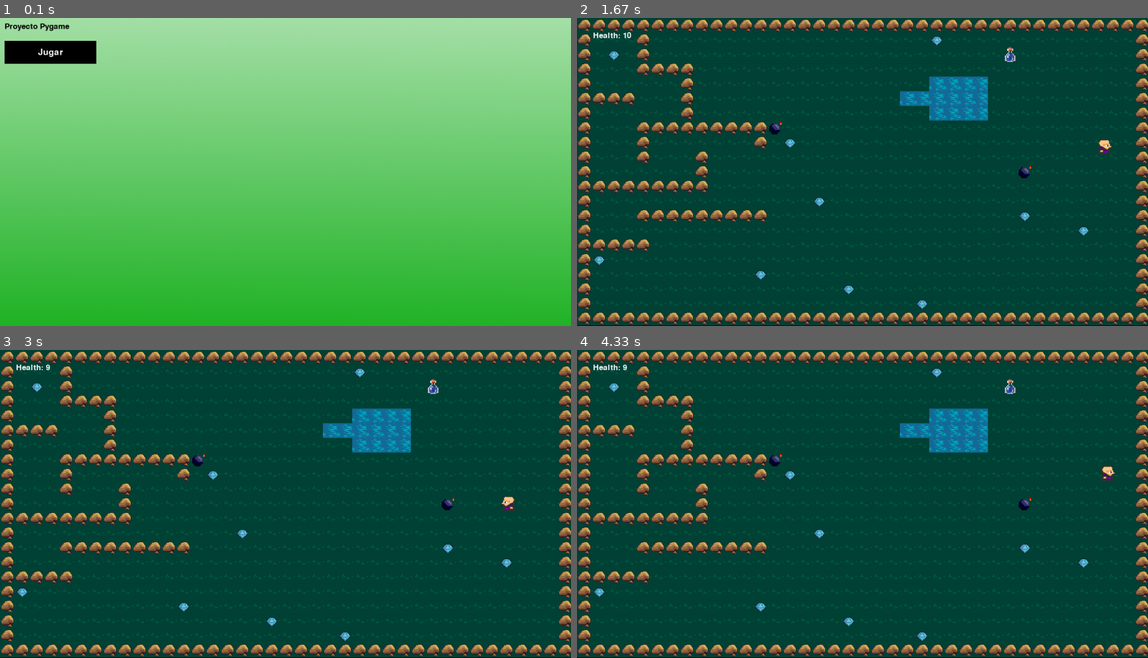
Above: before the commit, frames 1-4 (two rows, left to right).
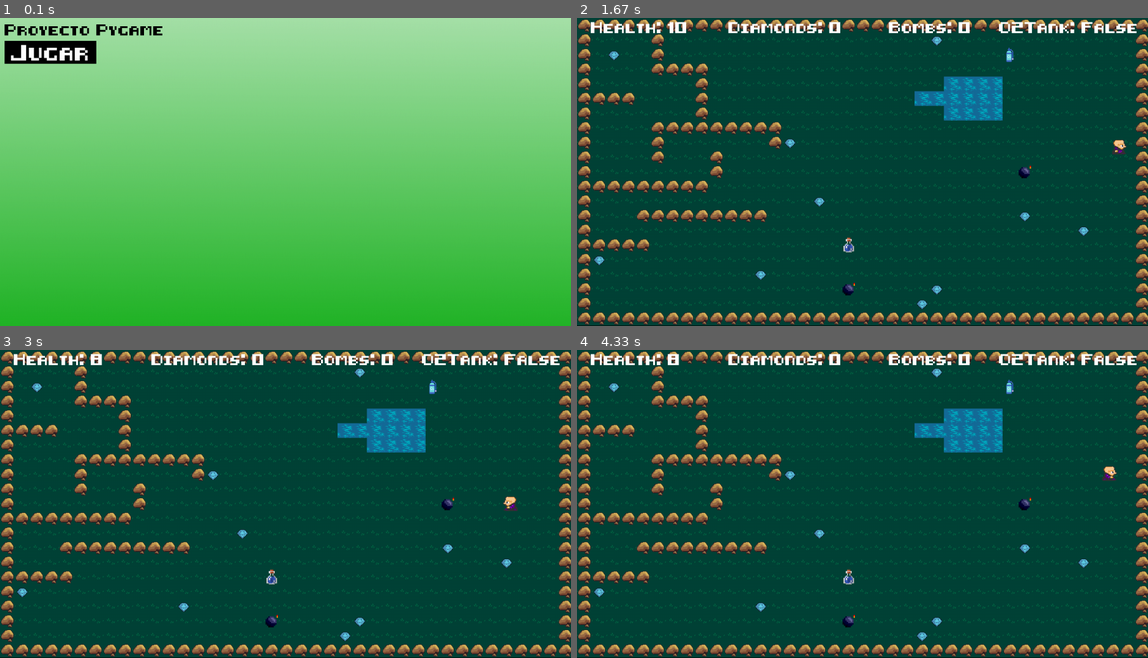
Above: after the commit, the same moments.

Repository: FernandoCDD/ProyectoPygame
Game: pygame game, started from main.py
Two runs of this game, one before a commit and one after it. Both use one fixed random seed, a clock stepped at 60 frames per second and the inputs below.
Inputs (mouse positions are in pixels of both pictures, inside the frame that each line leads up to):
- Up to frame 1 (0.1 s): no input
- Up to frame 2 (1.67 s): click "Proyecto Pygame" at 0.38 s; hold Right 0.67-1.13 s; move the mouse to (839, 187) at 0.7 s; hold Up 1.17-1.47 s; hold Right from 1.5 s (still down)
- Up to frame 3 (3 s): release Right at 1.97 s; hold Left 2-2.53 s; hold Down 2.57-2.87 s; hold Left from 2.9 s (still down)
- Up to frame 4 (4.33 s): release Left at 3.3 s; hold Up 3.33-3.7 s; hold Right from 3.73 s (still down)

The runs differ from the first frame. In frame 1, 1.0% of the frame differs, in the area x 0-29%, y 1-14%; in frame 2, 4.3%, in the area x 2-98%, y 1-91%; in frame 3, 4.2%; in frame 4, 4.2%.

Commit message:
Añadido la colección de Items, win_Screen, y efectos de sonido

Diff:
--- a/config.py
+++ b/config.py
@@ -1,4 +1,5 @@
 import pygame.image
+pygame.mixer.init()
 
 WIN_WIDTH = 1245
 WIN_HEIGHT = 673
@@ -18,6 +19,32 @@
 BLUE = (0, 0, 255)
 WHITE = (255, 255, 255)
 
-BOMB_SPRITE = pygame.image.load("./images/bomb.png")
-POTION_SPRITE = pygame.image.load("./images/potion.png")
-DIAMOND_SPRITE = pygame.image.load("./images/diamante.png")
+BOMB_SPRITE = pygame.image.load("C:/Users/ferna/OneDrive/Escritorio/2ºDAM/SGE/ProyectoPygame/images/bomb.png")
+POTION_SPRITE = pygame.image.load("C:/Users/ferna/OneDrive/Escritorio/2ºDAM/SGE/ProyectoPygame/images/potion.png")
+DIAMOND_SPRITE = pygame.image.load("C:/Users/ferna/OneDrive/Escritorio/2ºDAM/SGE/ProyectoPygame/images/diamante.png")
+O2_TANK = pygame.image.load("C:/Users/ferna/OneDrive/Escritorio/2ºDAM/SGE/ProyectoPygame/images/O2Tank.png")
+
+BOMB_SOUND = pygame.mixer.Sound(
+    'C:/Users/ferna/OneDrive/Escritorio/2ºDAM/SGE/ProyectoPygame/sounds/Y2meta.app - 8- bit explosion sound effect ['
+    'SFX] (128 kbps).mp3')
+
+POTION_SOUND = pygame.mixer.Sound(
+    'C:/Users/ferna/OneDrive/Escritorio/2ºDAM/SGE/ProyectoPygame/sounds/Y2meta.app - Undertale Sound Effect - Heal ('
+    '128 kbps).mp3')
+
+WALK_SOUND = pygame.mixer.Sound(
+    'C:/Users/ferna/OneDrive/Escritorio/2ºDAM/SGE/ProyectoPygame/sounds/Y2meta.app - Single Footstep In Grass (128 '
+    'kbps).mp3')
+
+ITEM_COLLECT_SOUND = pygame.mixer.Sound(
+    'C:/Users/ferna/OneDrive/Escritorio/2ºDAM/SGE/ProyectoPygame/sounds/tomp3.cc - Item collect  Sound Effect.mp3')
+
+WIN_SOUND = pygame.mixer.Sound(
+    'C:/Users/ferna/OneDrive/Escritorio/2ºDAM/SGE/ProyectoPygame/sounds/Y2meta.app - Win sound effect no copyright ('
+    '128 kbps).mp3')
+
+HIT_SOUND = pygame.mixer.Sound(
+    'C:/Users/ferna/OneDrive/Escritorio/2ºDAM/SGE/ProyectoPygame/sounds/Y2meta.app - Punch Sound Effect - Gaming SFX (128 kbps).mp3')
+
+GAME_SOUND = pygame.mixer.Sound(
+    'C:/Users/ferna/OneDrive/Escritorio/2ºDAM/SGE/ProyectoPygame/sounds/Y2meta.app - Mega Man 2 Medley 8-Bit (NES) (128 kbps).mp3')
--- a/main.py
+++ b/main.py
@@ -1,9 +1,7 @@
 import pygame
 from config import *
 from models.player import *
-from models.floor import *
-from models.water import *
-from models.wall import *
+from models.tile import *
 from models.button import *
 from models.items import *
 import random
@@ -13,10 +11,12 @@
 class Game:
     def __init__(self):
         pygame.init()
+        pygame.mixer.init()
         self.screen = pygame.display.set_mode((WIN_WIDTH, WIN_HEIGHT))
         self.clock = pygame.time.Clock()
         self.running = True
-        self.font = pygame.font.Font('//fonts/8-bit-hud.ttf', 25)
+        self.font = pygame.font.Font(
+            'C:/Users/ferna/OneDrive/Escritorio/2ºDAM/SGE/ProyectoPygame/fonts/8-bit-hud.ttf', 20)
 
         self.character_spritesheet = SpriteSheet('images/character.png')
         self.character_with_potion_spritesheet = SpriteSheet('images/sprites_personaje_with_potion.png')
@@ -74,6 +74,8 @@
                     Water_potion(self, x, y)
                 if key == "D":
                     Diamond(self, x, y)
+                if key == "O":
+                    O2_tank(self, x, y)
 
     def new(self):
         self.playing = True
@@ -83,6 +85,7 @@
         self.potion = pygame.sprite.LayeredUpdates()
         self.diamond = pygame.sprite.LayeredUpdates()
         self.bomb = pygame.sprite.LayeredUpdates()
+        self.o2_tank = pygame.sprite.LayeredUpdates()
 
         self.create_map()
         self.load_items()
@@ -96,8 +99,21 @@
 
         for sprite in self.all_sprites:
             if isinstance(sprite, Player):
-                health = self.font.render(f'Health: {sprite.health}', True, WHITE)
-                self.screen.blit(health, (35, 30))
+                health_text = f'Health: {sprite.health}'
+                health = self.font.render(health_text, True, WHITE)
+                self.screen.blit(health, (30, 5))
+
+                diamonds_text = f'Diamonds: {sprite.diamonds}'
+                diamonds = self.font.render(diamonds_text, True, WHITE)
+                self.screen.blit(diamonds, (330, 5))
+
+                bomb_text = f'Bombs: {sprite.bombs}'
+                bomb = self.font.render(bomb_text, True, WHITE)
+                self.screen.blit(bomb, (680, 5))
+
+                oxygen_text = f'O2Tank: {sprite.oxygen}'
+                oxygen_tank = self.font.render(oxygen_text, True, WHITE)
+                self.screen.blit(oxygen_tank, (920, 5))
 
         self.clock.tick(FPS)
         pygame.display.update()
@@ -117,8 +133,10 @@
         death_text = self.font.render('''You're Dead''', True, WHITE)
         death_text_rect = death_text.get_rect(center=(WIN_WIDTH / 2, WIN_HEIGHT / 2))
 
-        continue_button = Button(10, -60, 150, 50,
-                                 WHITE, BLACK, 'Continue?', 28)
+        continue_button = Button(WIN_WIDTH / 2 - 75, WIN_HEIGHT / 2 + 50, 150, 50,
+                                 WHITE, BLACK, 'Continue?', 20)
+
+        self.all_sprites.empty()
 
         for sprite in self.all_sprites:
             sprite.kill()
--- a/mapa.txt
+++ b/mapa.txt
@@ -1,20 +1,20 @@
-B:2, D:10, T:1, P:1
+B:2, D:10, P:1, O:1
 MMMMMMMMMMMMMMMMMMMMMMMMMMMMMMMMMMMMMMM
-M   M                                 M
-M   M                     P           M
-M   MMMM                              M
-M      M                WWWW          M
-MMMM   M              WWWWWW          M
-M      M                WWWW          M
-M   MMMMMMMMM                         M
-M   M       M                         M
-M   M   M                B            M
-M       M                       C     M
+M    M                                M
+M    M                     P          M
+M    MMMM                             M
+M       M                WWWW         M
+MMMM    M              WWWWWW         M
+M       M                WWWW         M
+M    MMMMMMMMM                        M
+M    M       M                        M
+M    M   M                B           M
+M        M                       C    M
 MMMMMMMMM                B            M
 M                                     M
 M   MMMMMMMMM                         M
 M                                     M
-MMMMM                    DDDDD        M
+MMMMM            O       DDDDD        M
 M                        DDDDD        M
 M                                     M
 M                                     M
--- a/models/button.py
+++ b/models/button.py
@@ -5,7 +5,8 @@
 class Button:
 
     def __init__(self, x, y, width, height, fg, bg, content, fontsize):
-        self.font = pygame.font.Font('//fonts/8-bit-hud.ttf', fontsize)
+        self.font = pygame.font.Font(
+            'C:/Users/ferna/OneDrive/Escritorio/2ºDAM/SGE/ProyectoPygame/fonts/8-bit-hud.ttf', fontsize)
         self.content = content
 
         self.x = x
--- a/models/floor.py
+++ /dev/null
@@ -1,23 +0,0 @@
-import pygame
-from config import *
-
-class Floor(pygame.sprite.Sprite):
-    def __init__(self, game, x, y):
-        self.game = game
-        self._layer = FLOOR_LAYER
-        self.groups = self.game.all_sprites
-        pygame.sprite.Sprite.__init__(self, self.groups)
-
-        self.x = x * TILESIZE
-        self.y = y * TILESIZE
-        self.width = TILESIZE
-        self.height = TILESIZE
-
-        self.x_change = 0
-        self.y_change = 0
-
-        self.image = self.game.floor_spritesheet.get_sprite(254, 352, self.width, self.height)
-
-        self.rect = self.image.get_rect()
-        self.rect.x = self.x
-        self.rect.y = self.y
--- a/models/items.py
+++ b/models/items.py
@@ -1,9 +1,9 @@
 import pygame
 from config import *
 
-class Diamond (pygame.sprite.Sprite):
+
+class Diamond(pygame.sprite.Sprite):
     def __init__(self, game, x, y):
-
         self.game = game
         self._layer = ITEM_LAYER
         self.groups = self.game.all_sprites, self.game.diamond
@@ -18,15 +18,15 @@
 
         self.image = pygame.Surface([self.width, self.height])
         self.image.set_colorkey(BLACK)
-        self.image.blit(image_to_load, (0,0))
+        self.image.blit(image_to_load, (0, 0))
 
         self.rect = self.image.get_rect()
         self.rect.x = self.x
         self.rect.y = self.y
 
-class Water_potion (pygame.sprite.Sprite):
+
+class Water_potion(pygame.sprite.Sprite):
     def __init__(self, game, x, y):
-
         self.game = game
         self._layer = ITEM_LAYER
         self.groups = self.game.all_sprites, self.game.potion
@@ -42,15 +42,15 @@
         # image_to_load = DIAMOND_SKIN
         self.image = pygame.Surface([self.width, self.height])
         self.image.set_colorkey(BLACK)
-        self.image.blit(image_to_load, (0,0))
+        self.image.blit(image_to_load, (0, 0))
 
         self.rect = self.image.get_rect()
         self.rect.x = self.x
         self.rect.y = self.y
 
-class Bomb (pygame.sprite.Sprite):
+
+class Bomb(pygame.sprite.Sprite):
     def __init__(self, game, x, y):
-
         self.game = game
         self._layer = ITEM_LAYER
         self.groups = self.game.all_sprites, self.game.bomb
@@ -65,8 +65,31 @@
 
         self.image = pygame.Surface([self.width, self.height])
         self.image.set_colorkey(BLACK)
-        self.image.blit(image_to_load, (0,0))
+        self.image.blit(image_to_load, (0, 0))
 
         self.rect = self.image.get_rect()
         self.rect.x = self.x
         self.rect.y = self.y
+
+
+class O2_tank(pygame.sprite.Sprite):
+    def __init__(self, game, x, y):
+        self.game = game
+        self._layer = ITEM_LAYER
+        self.groups = self.game.all_sprites, self.game.o2_tank
+        pygame.sprite.Sprite.__init__(self, self.groups)
+
+        self.x = x * TILESIZE
+        self.y = y * TILESIZE
+        self.width = TILESIZE
+        self.height = TILESIZE
+
+        image_to_load = pygame.transform.scale(O2_TANK, (self.width, self.height))
+
+        self.image = pygame.Surface([self.width, self.height])
+        self.image.set_colorkey(BLACK)
+        self.image.blit(image_to_load, (0, 0))
+
+        self.rect = self.image.get_rect()
+        self.rect.x = self.x
+        self.rect.y = self.y
--- a/models/player.py
+++ b/models/player.py
@@ -20,10 +20,10 @@
     def __init__(self, game, x, y):
         self.game = game
         self.health = 10
-        self.inventory = False
-        self.oxygen = True
+        self.oxygen = False
         self._layer = PLAYER_LAYER
-        self.waterWeakness = False
+        self.diamonds = 0
+        self.bombs = 0
         self.groups = self.game.all_sprites
         pygame.sprite.Sprite.__init__(self, self.groups)
 
@@ -47,13 +47,19 @@
     def update(self):
         self.movement()
         self.walk_animate()
-        # self.checkWaterCollide()
-        # self.checkPotionCollide()
 
         self.rect.x += self.x_change
         self.check_wall_collide('x')
+        self.check_item_collide('x')
+        self.check_water_collide('x')
+
         self.rect.y += self.y_change
         self.check_wall_collide('y')
+        self.check_item_collide('y')
+        self.check_water_collide('y')
+
+        if self.diamonds == 10:
+            self.win_screen()
 
         self.x_change = 0
         self.y_change = 0
@@ -63,18 +69,22 @@
         if keys[pygame.K_LEFT]:
             self.x_change -= PLAYER_SPEED
             self.facing = 'left'
+            # WALK_SOUND.play()
 
         if keys[pygame.K_RIGHT]:
             self.x_change += PLAYER_SPEED
             self.facing = 'right'
+            # WALK_SOUND.play()
 
         if keys[pygame.K_UP]:
             self.y_change -= PLAYER_SPEED
             self.facing = 'up'
+            # WALK_SOUND.play()
 
         if keys[pygame.K_DOWN]:
             self.y_change += PLAYER_SPEED
             self.facing = 'down'
+            # WALK_SOUND.play()
 
     def check_wall_collide(self, direction):
         if direction == "x":
@@ -85,6 +95,7 @@
                 if self.x_change < 0:
                     self.rect.x = hits[0].rect.right
 
+                HIT_SOUND.play()
                 time.sleep(0.2)
                 self.health -= 1
 
@@ -103,6 +114,77 @@
             self.kill()
             self.game.playing = False
 
+    def check_item_collide(self, direction):
+        if direction == "x":
+
+            diamond_hits = pygame.sprite.spritecollide(self, self.game.diamond, True)
+            for diamond_hit in diamond_hits:
+                self.diamonds += 1
+                ITEM_COLLECT_SOUND.play()
+
+            bomb_hits = pygame.sprite.spritecollide(self, self.game.bomb, True)
+            for bomb_hit in bomb_hits:
+                self.bombs += 1
+                ITEM_COLLECT_SOUND.play()
+
+            potion_hits = pygame.sprite.spritecollide(self, self.game.potion, True)
+            for potion_hit in potion_hits:
+                self.health += 5
+                POTION_SOUND.play()
+
+            o2_tank_hits = pygame.sprite.spritecollide(self, self.game.o2_tank, True)
+            for o2_tank_hit in o2_tank_hits:
+                self.oxygen = True
+                ITEM_COLLECT_SOUND.play()
+
+        if direction == "y":
+            diamond_hits = pygame.sprite.spritecollide(self, self.game.diamond, True)
+            for diamond_hit in diamond_hits:
+                self.diamonds += 1
+
+            bomb_hits = pygame.sprite.spritecollide(self, self.game.bomb, True)
+            for bomb_hit in bomb_hits:
+                self.bombs += 1
+
+            potion_hits = pygame.sprite.spritecollide(self, self.game.potion, True)
+            for potion_hit in potion_hits:
+                self.health += 5
+
+            o2_tank_hits = pygame.sprite.spritecollide(self, self.game.o2_tank, True)
+            for o2_tank_hit in o2_tank_hits:
+                self.oxygen = True
+
+    def check_water_collide(self, direction):
+        if direction == "x":
+            hits = pygame.sprite.spritecollide(self, self.game.water, False)
+            if hits:
+                if self.x_change > 0:
+                    self.rect.x = hits[0].rect.left - self.rect.width
+                if self.x_change < 0:
+                    self.rect.x = hits[0].rect.right
+
+                if not self.oxygen:
+                    HIT_SOUND.play()
+                    time.sleep(0.2)
+                    self.health -= 3
+
+        if direction == "y":
+            hits = pygame.sprite.spritecollide(self, self.game.water, False)
+            if hits:
+                if self.y_change > 0:
+                    self.rect.y = hits[0].rect.top - self.rect.height
+                if self.y_change < 0:
+                    self.rect.y = hits[0].rect.bottom
+
+                if not self.oxygen:
+                    HIT_SOUND.play()
+                    time.sleep(0.2)
+                    self.health -= 3
+
+        if self.health == 0:
+            self.kill()
+            self.game.playing = False
+
     def walk_animate(self):
 
         up_animations = [self.game.character_spritesheet.get_sprite(20, 16, self.width, self.height),
@@ -156,3 +238,9 @@
                 self.animation_loop += 0.1
                 if self.animation_loop >= 3:
                     self.animation_loop = 1
+
+    def win_screen(self):
+        win_text = self.game.font.render(' You Win! ', True, WHITE)
+        win_text_rect = win_text.get_rect(center=(WIN_WIDTH / 2, WIN_HEIGHT / 2))
+        self.game.screen.blit(win_text, win_text_rect)
+        pygame.display.flip()
--- /dev/null
+++ b/models/tile.py
@@ -0,0 +1,39 @@
+import pygame
+from config import *
+
+
+class Tile(pygame.sprite.Sprite):
+    def __init__(self, game, x, y, layer, groups, spritesheet, sprite_coords):
+        self.game = game
+        self._layer = layer
+        self.groups = groups
+        pygame.sprite.Sprite.__init__(self, self.groups)
+
+        self.x = x * TILESIZE
+        self.y = y * TILESIZE
+        self.width = TILESIZE
+        self.height = TILESIZE
+
+        self.x_change = 0
+        self.y_change = 0
+
+        self.image = spritesheet.get_sprite(*sprite_coords, self.width, self.height)
+
+        self.rect = self.image.get_rect()
+        self.rect.x = self.x
+        self.rect.y = self.y
+
+
+class Floor(Tile):
+    def __init__(self, game, x, y):
+        super().__init__(game, x, y, FLOOR_LAYER, game.all_sprites, game.floor_spritesheet, (254, 352))
+
+
+class Wall(Tile):
+    def __init__(self, game, x, y):
+        super().__init__(game, x, y, WALL_LAYER, (game.all_sprites, game.wall), game.wall_spritesheet, (960, 448))
+
+
+class Water(Tile):
+    def __init__(self, game, x, y):
+        super().__init__(game, x, y, WATER_LAYER, game.all_sprites, game.water_spritesheet, (920, 160))
--- a/models/wall.py
+++ /dev/null
@@ -1,25 +0,0 @@
-import pygame
-from config import *
-
-
-class Wall(pygame.sprite.Sprite):
-
-    def __init__(self, game, x, y):
-        self.game = game
-        self._layer = WALL_LAYER
-        self.groups = self.game.all_sprites, self.game.wall
-        pygame.sprite.Sprite.__init__(self, self.groups)
-
-        self.x = x * TILESIZE
-        self.y = y * TILESIZE
-        self.width = TILESIZE
-        self.height = TILESIZE
-
-        self.x_change = 0
-        self.y_change = 0
-
-        self.image = self.game.wall_spritesheet.get_sprite(960, 448, self.width, self.height)
-
-        self.rect = self.image.get_rect()
-        self.rect.x = self.x
-        self.rect.y = self.y
--- a/models/water.py
+++ /dev/null
@@ -1,23 +0,0 @@
-import pygame
-from config import *
-
-class Water(pygame.sprite.Sprite):
-    def __init__(self, game, x, y):
-        self.game = game
-        self._layer = WATER_LAYER
-        self.groups = self.game.all_sprites
-        pygame.sprite.Sprite.__init__(self, self.groups)
-
-        self.x = x * TILESIZE
-        self.y = y * TILESIZE
-        self.width = TILESIZE
-        self.height = TILESIZE
-
-        self.x_change = 0
-        self.y_change = 0
-
-        self.image = self.game.water_spritesheet.get_sprite(920, 160, self.width, self.height)
-
-        self.rect = self.image.get_rect()
-        self.rect.x = self.x
-        self.rect.y = self.y
Binary file added: images/O2Tank.png
Not shown, added: sounds/Y2meta.app - 8- bit explosion sound effect [SFX] (128 kbps).mp3
Not shown, added: sounds/Y2meta.app - Mega Man 2 Medley 8-Bit (NES) (128 kbps).mp3
Not shown, added: sounds/Y2meta.app - Punch Sound Effect - Gaming SFX (128 kbps).mp3
Not shown, added: sounds/Y2meta.app - Single Footstep In Grass (128 kbps).mp3
Not shown, added: sounds/Y2meta.app - Undertale Sound Effect - Heal (128 kbps).mp3
Not shown, added: sounds/Y2meta.app - Win sound effect no copyright (128 kbps).mp3
Not shown, added: sounds/tomp3.cc - Item collect Sound Effect.mp3
